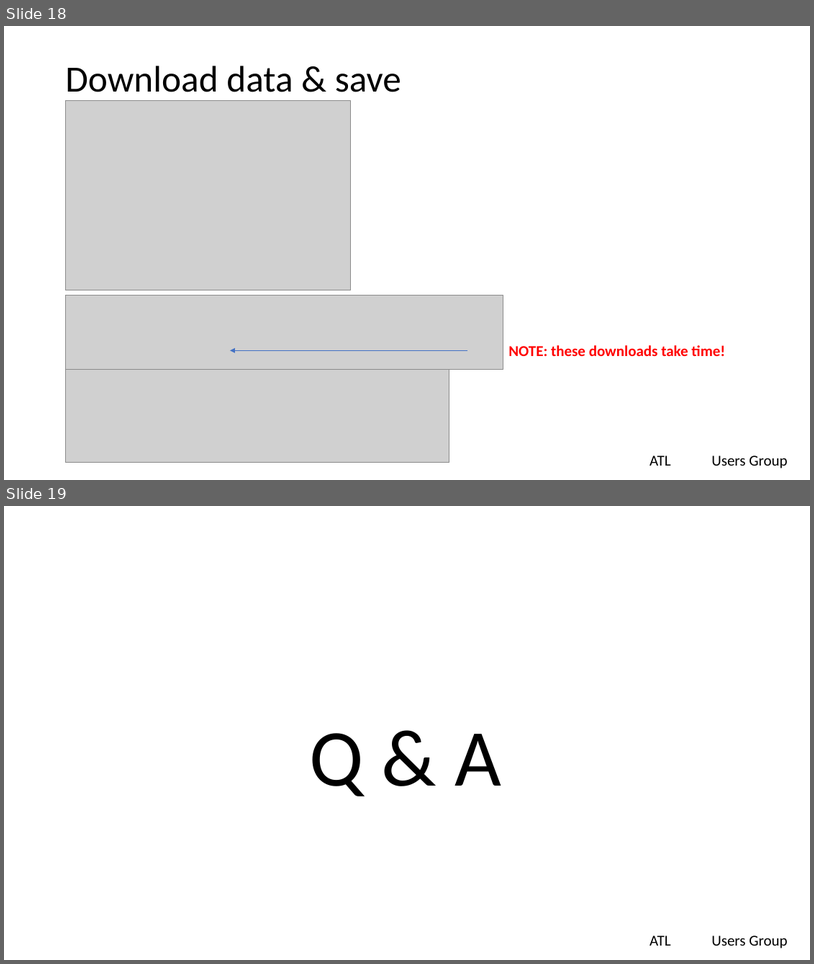
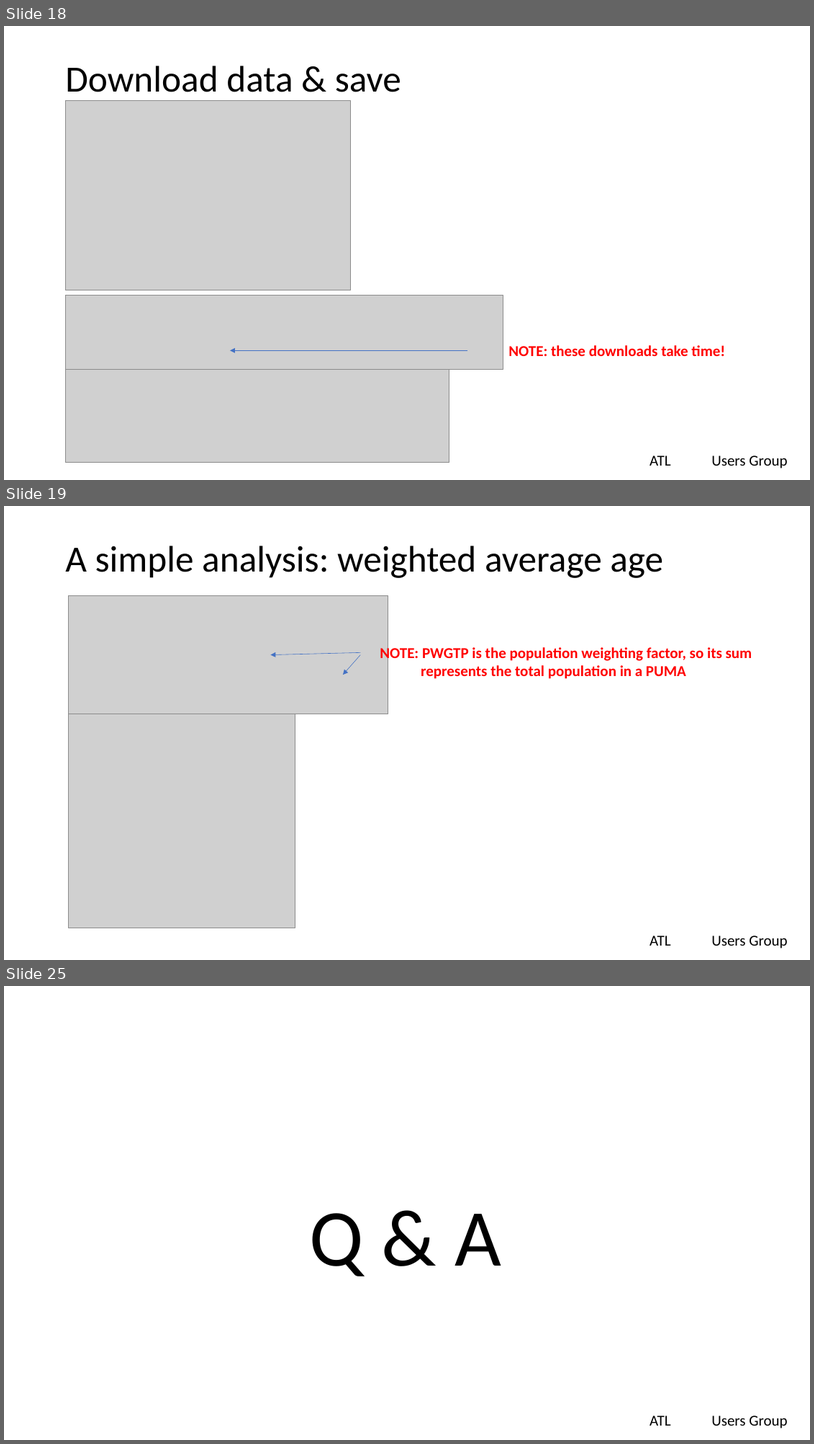
Before and after one commit to lgreski/tidycensus-vs-flatfiles, a slide deck: presentations/tidycensusVsFlatfiles.pptx. Shown one above the other, each under a label of ours: slides 18 and 19 before the commit, slides 18, 19 and 25 after it; the slides between them are not shown. The pictures are 814x964 and 814x1444 pixels, drawn with LibreOffice and Linux fonts; fonts in the diff are those of the drawing; grey boxes stand for pictures; background and template pictures are left out. Boxes give left, top, right and bottom in pixels: in the first picture for what was removed or moved away, otherwise in the second. Text is boxed around its words. In the diff, an @@ line names an element or a change of style, - is before the commit and + after.

```diff
--- a/presentations/tidycensusVsFlatfiles.pptx
+++ b/presentations/tidycensusVsFlatfiles.pptx
@@ slide 19 added at box(4, 506, 810, 960), background #FFFFFF; not listed: 2 template elements that a slide beside it also shows @@
@@ title added at box(65, 546, 664, 578), 44 pt, text #000000 @@
+A simple analysis: weighted average age
@@ picture added at box(68, 595, 388, 714) @@
@@ arrow added from (361, 652) to (271, 655), #4472C4 0.5 pt @@
@@ arrow added from (361, 655) to (343, 674), #4472C4 0.5 pt @@
@@ text added at box(380, 646, 753, 679), 18 pt, text #FF0000, bold @@
+NOTE: PWGTP is the population weighting factor, so its sum
+represents the total population in a PUMA
@@ picture added at box(68, 714, 295, 928) @@
@@ what was slide 19 is now slide 25 @@
```
Also in this commit, not shown: 2 slides changed, 5 other slides added.
